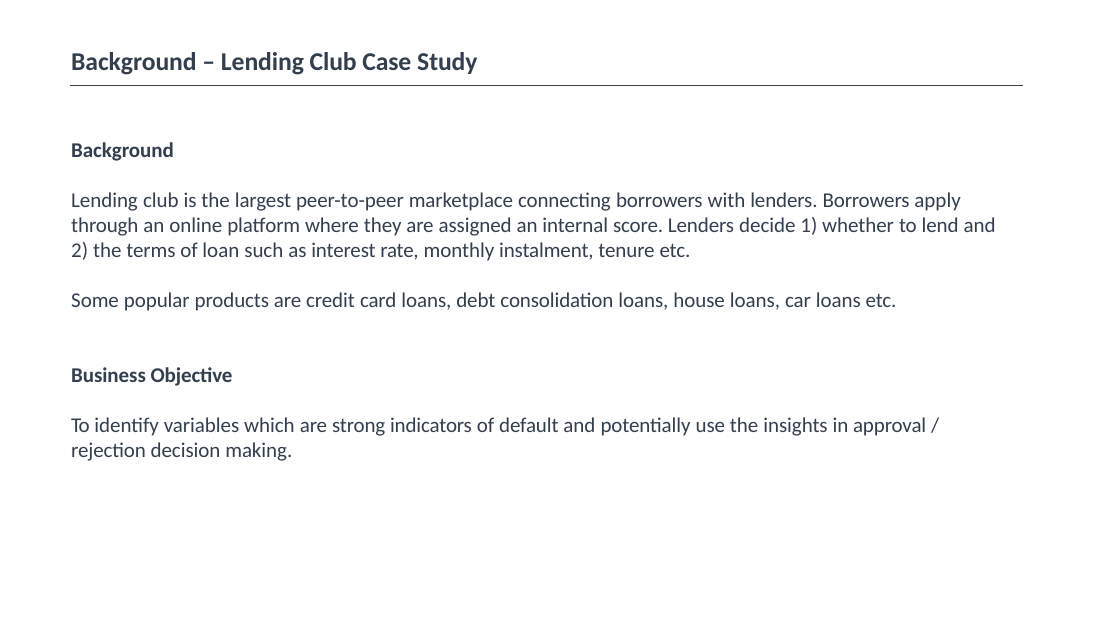
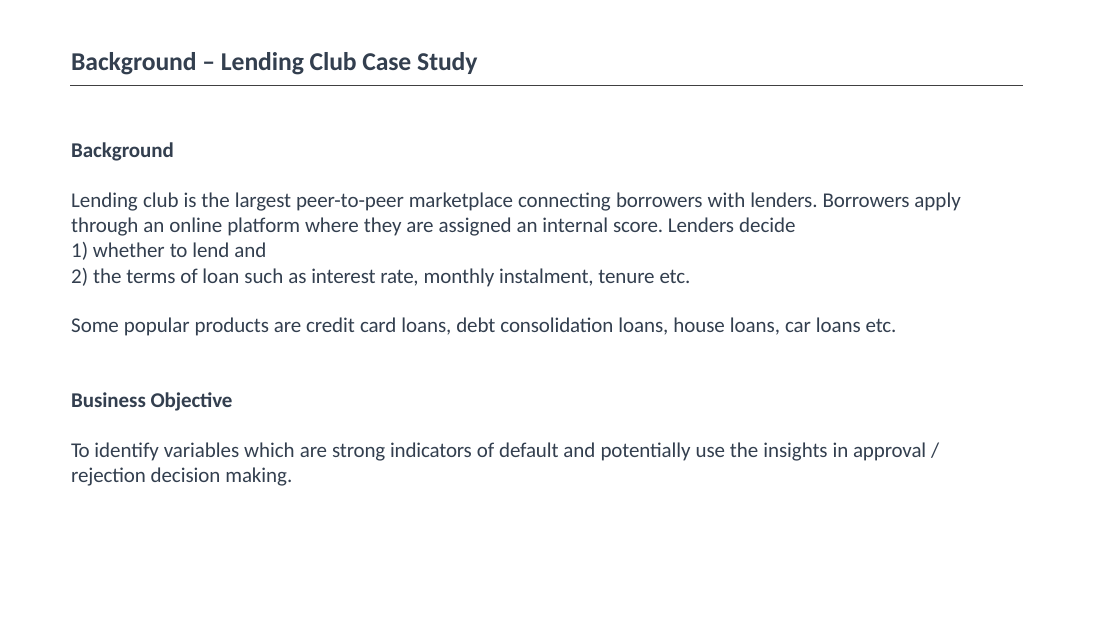
Before and after one commit to Manikanth749/Lending_Club_Case_Study, a slide deck: slide 2 of Manikanth_Musani.pptx. Drawn at 1120x630 pixels with LibreOffice and Linux fonts; fonts in the diff are those of the drawing. Boxes give left, top, right and bottom in pixels: in the first picture for what was removed or moved away, otherwise in the second. Text is boxed around its words. In the diff, an @@ line names an element or a change of style, - is before the commit and + after.

Commit message:
update

```diff
--- a/Manikanth_Musani.pptx
+++ b/Manikanth_Musani.pptx
@@ text at (x1=71, y1=217, x2=795, y2=260): text changed @@
-through an online platform where they are assigned an internal score. Lenders decide 1) whether to lend and
+through an online platform where they are assigned an internal score. Lenders decide
+1) whether to lend and
```
